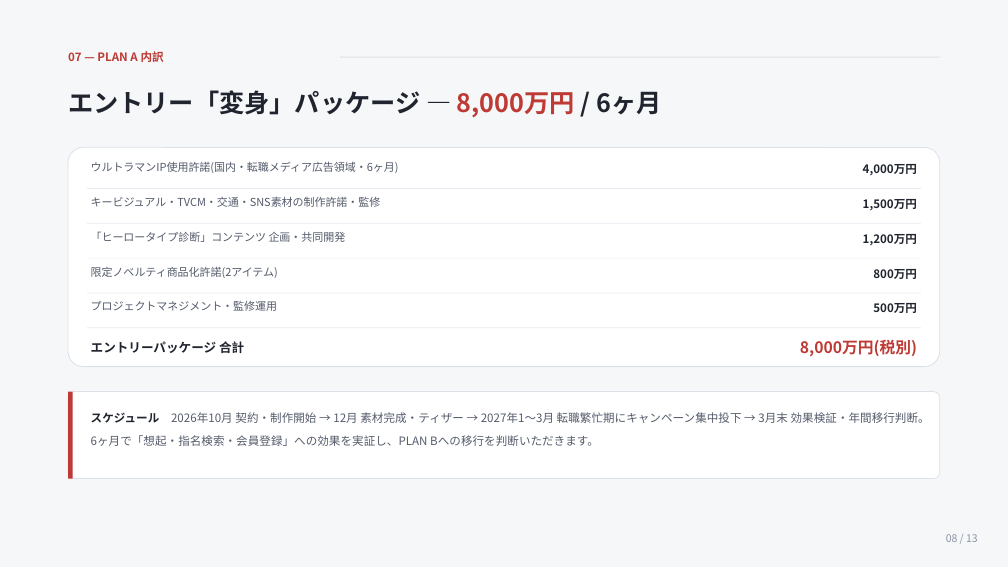
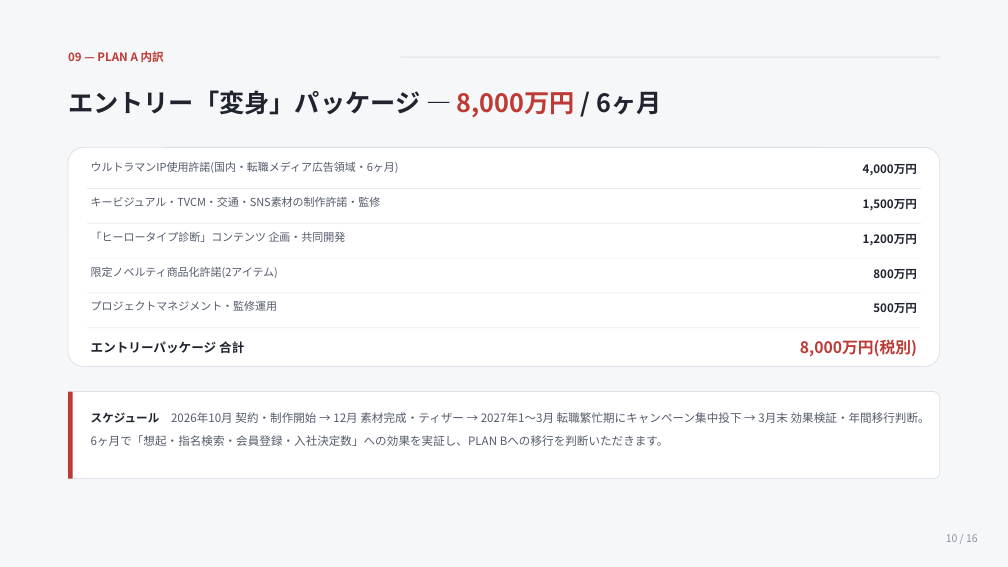
Before and after one commit to hayatoshintani-spe/kessho-lens, a slide deck: slide 10 of docs/PRESENTATION_EN_OCHI.pptx (slide 8 before the commit). Drawn at 1008x567 pixels with LibreOffice and Linux fonts; fonts in the diff are those of the drawing. Boxes give left, top, right and bottom in pixels: in the first picture for what was removed or moved away, otherwise in the second. Text is boxed around its words. In the diff, an @@ line names an element or a change of style, - is before the commit and + after.

```diff
--- a/docs/PRESENTATION_EN_OCHI.pptx
+++ b/docs/PRESENTATION_EN_OCHI.pptx
@@ text at (x1=68, y1=51, x2=164, y2=62): text changed @@
-07 — PLAN A 内訳
+09 — PLAN A 内訳
@@ rectangle resized from (x1=340, y1=57, x2=940, y2=57) to (x1=401, y1=57, x2=940, y2=57) @@
@@ text at (x1=91, y1=435, x2=669, y2=446): text changed @@
-6ヶ月で「想起・指名検索・会員登録」への効果を実証し、PLAN Bへの移行を判断いただきます。
+6ヶ月で「想起・指名検索・会員登録・入社決定数」への効果を実証し、PLAN Bへの移行を判断いただきます。
@@ text at (x1=946, y1=534, x2=978, y2=542): text changed @@
-08 / 13
+10 / 16
```
Also in this commit, not shown: 10 other slides changed, 5 slides added, 2 slides removed, 1 other file.
